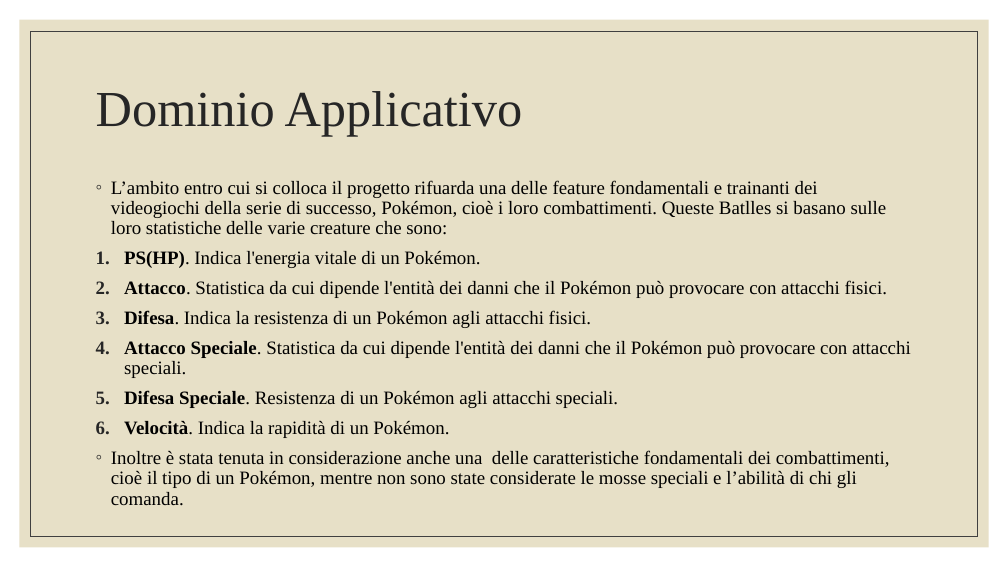
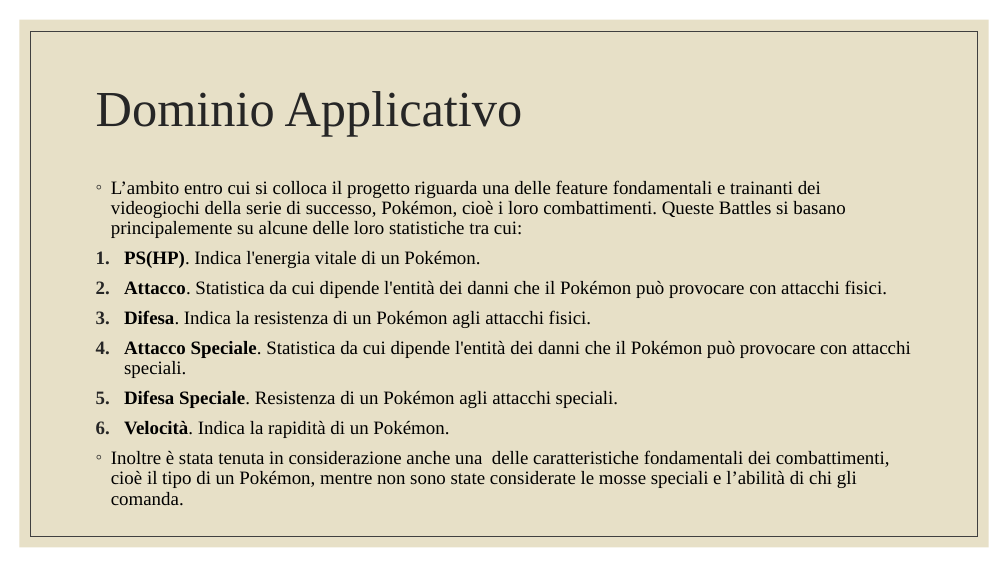
Before and after one commit to avivace/pokemon-fights, a slide deck: slide 2 of Presentazione-Progetto data tecnology e machine learning.pptx. Drawn at 1008x567 pixels with LibreOffice and Linux fonts; fonts in the diff are those of the drawing. Boxes give left, top, right and bottom in pixels: in the first picture for what was removed or moved away, otherwise in the second. Text is boxed around its words. In the diff, an @@ line names an element or a change of style, - is before the commit and + after.

Commit message:
Presentazione

```diff
--- a/Presentazione-Progetto data tecnology e machine learning.pptx
+++ b/Presentazione-Progetto data tecnology e machine learning.pptx
@@ text at bbox=[111, 180, 845, 238]: text changed @@
-◦ L’ambito entro cui si colloca il progetto rifuarda una delle feature fondamentali e trainanti dei videogiochi della serie di successo, Pokémon, cioè i loro combattimenti. Queste Batlles si basano sulle loro statistiche delle varie creature che sono:
+◦ L’ambito entro cui si colloca il progetto riguarda una delle feature fondamentali e trainanti dei videogiochi della serie di successo, Pokémon, cioè i loro combattimenti. Queste Battles si basano principalemente su alcune delle loro statistiche tra cui:
```
Also in this commit, not shown: 1 other slide changed.
